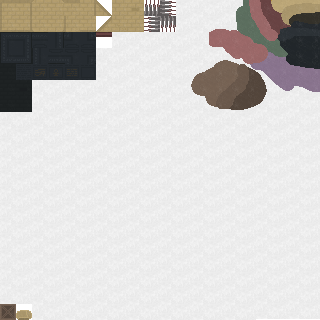
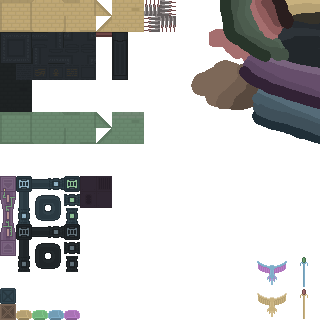
Two versions of the same layered image (320x320). Layer-by-layer changes:
renamed "Background" to "desaturate", hid it, blend normal → saturation, moved it above "hard_grunge", painted on it over [0, 0, 320, 320]
removed layer "edging" (was 55%) over [0, 0, 112, 32]
hid "hard_grunge", opacity 15% → 13%, painted on it over [0, 0, 320, 320]
hid "soft_grunge", painted on it over [0, 0, 320, 320]
painted on "solid" over [0, 0, 320, 320]
